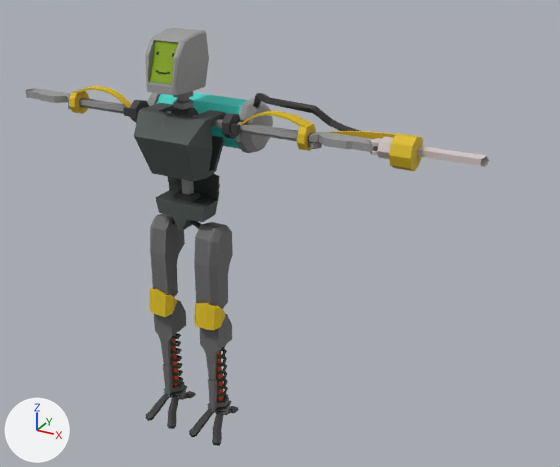
A saved change to the FBX model Hide and Seek Prototype/Assets/Models/Characters/Player/Idle.fbx.
Rendered twice from a 50 mm camera at (2.18, -2.98, 2.75) aimed at (0.41, 0.22, 1.15). The axes (+X, +Y, +Z) are drawn at lower left. The lights are the same throughout. Where no turn or scale is listed for an object, it has been applied to the vertices.
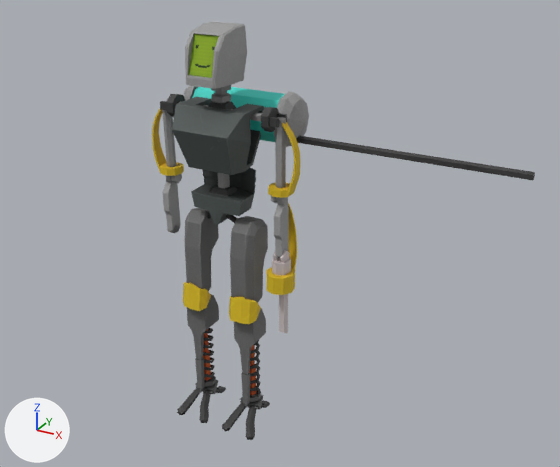
The change in detail:
me_cube is used by ob_cube; location (0.0, 0.0, 1.3).
me_cube had 1939 vertices, 2020 faces and spanned x -1.02..1.48, y -0.19..0.35, z -1.29..0.86.
me_cube now has 1934 vertices, 1980 faces and spans x -0.42..1.46, y -0.19..0.35, z -1.29..0.86.
me_cube part 1: the loose piece of 15 vertices spanning x -0.66..-0.31, y -0.01..0.04, z 0.43..0.48 is turned -91.4 degrees about the y axis through its middle, then moved by (0.16, 0.0, -0.17).
me_cube part 2: the loose piece of 58 vertices spanning x -0.68..-0.32, y -0.05..0.07, z 0.39..0.54 is turned -91.4 degrees about the y axis through its middle, then moved by (0.16, 0.0, -0.19).
me_cube part 3: the loose piece of 21 vertices spanning x -0.74..-0.68, y -0.02..0.05, z 0.41..0.45 is turned -91.4 degrees about the y axis through its middle, then moved by (0.41, 0.0, -0.36).
me_cube part 4: the loose piece of 40 vertices spanning x -1.02..-0.67, y -0.05..0.05, z 0.45..0.48 is turned -91.4 degrees about the y axis through its middle, then moved by (0.52, 0.0, -0.53).
me_cube part 5: the loose piece of 15 vertices spanning x 0.31..0.66, y -0.01..0.04, z 0.43..0.48 is turned 90 degrees about the y axis through its middle, then moved by (-0.16, 0.0, -0.17).
me_cube part 6: the loose piece of 58 vertices spanning x 0.32..0.68, y -0.05..0.07, z 0.39..0.54 is turned 90 degrees about the y axis through its middle, then moved by (-0.16, 0.0, -0.19).
me_cube part 7: the loose piece of 21 vertices spanning x 0.68..0.74, y -0.02..0.05, z 0.41..0.45 is turned 90 degrees about the y axis through its middle, then moved by (-0.4, 0.0, -0.37).
me_cube part 8: the loose piece of 40 vertices spanning x 0.67..1.02, y -0.05..0.05, z 0.45..0.48 is turned 90 degrees about the y axis through its middle, then moved by (-0.51, 0.0, -0.53).
me_cube part 9: the loose piece of 15 vertices spanning x 1.03..1.13, y -0.06..0.05, z 0.42..0.51 is turned 90 degrees about the y axis through its middle, then moved by (-0.74, 0.0, -0.77).
me_cube part 10: the loose piece of 12 vertices spanning x 0.97..1.04, y -0.04..0.04, z 0.44..0.45 is turned 90 degrees about the y axis through its middle, then moved by (-0.69, 0.0, -0.68).
me_cube part 11: the loose piece of 12 vertices spanning x 0.97..1.04, y -0.04..0.04, z 0.48..0.49 is turned 90 degrees about the y axis through its middle, then moved by (-0.65, 0.0, -0.72).
me_cube part 12: the loose piece of 58 vertices spanning x 0.72..1.19, y -0.09..0.11, z 0.39..0.54 is turned 90 degrees about the y axis through its middle, then moved by (-0.61, 0.0, -0.64).
me_cube part 13: the loose piece of 26 vertices spanning x 1.16..1.48, y 0.0..0.05, z 0.44..0.49 is turned 90 degrees about the y axis through its middle, then moved by (-0.98, 0.0, -1.01).
me_cube part 14: a new loose piece of 41 vertices spanning x 0.27..1.46, y 0.18..0.22, z 0.29..0.33, in mat_material (picture img_player_texture_detailing_png).
me_cube part 15: the loose piece of 46 vertices spanning x 0.28..1.16, y 0.06..0.21, z 0.43..0.6 is deleted.
Object 'Cube' (ob_cube) moves from (0.0, 0.0, 1.3) to (0.152, 0.099, 1.327).

Changed parts and their boxes (x1, y1, x2, y2) in the pictures (560 x 467 px; the box of a moved part takes in the faces that stretch with it):
'Cube', reshaped, moved (17% narrower): before (26, 28, 490, 446); after (152, 21, 535, 440)
part 1 of me_cube, moved or reshaped: before (79, 98, 131, 114); after (162, 101, 176, 167)
part 2 of me_cube, moved or reshaped: before (69, 86, 132, 114); after (152, 109, 184, 176)
part 3 of me_cube, moved or reshaped (not visible before): after (171, 174, 182, 183)
part 4 of me_cube, moved or reshaped: before (26, 88, 71, 103); after (163, 176, 181, 233)
part 5 of me_cube, moved or reshaped: before (238, 122, 298, 141); after (275, 117, 286, 188)
part 6 of me_cube, moved or reshaped: before (240, 111, 316, 151); after (268, 122, 300, 198)
part 7 of me_cube, moved or reshaped: before (308, 141, 322, 149); after (271, 196, 277, 203)
part 8 of me_cube, moved or reshaped: before (308, 132, 378, 152); after (274, 197, 289, 258)
part 9 of me_cube, moved or reshaped: before (377, 136, 394, 159); after (272, 257, 291, 276)
part 10 of me_cube, moved or reshaped: before (370, 151, 378, 155); after (273, 253, 280, 261)
part 11 of me_cube, moved or reshaped: before (370, 138, 382, 146); after (280, 250, 290, 263)
part 12 of me_cube, moved or reshaped: before (330, 131, 423, 171); after (266, 203, 297, 295)
part 13 of me_cube, moved or reshaped: before (417, 146, 490, 167); after (279, 294, 288, 334)
part 14 of me_cube, added (black): after (296, 136, 535, 180)
part 15 of me_cube, deleted (black): before (253, 93, 360, 131)
